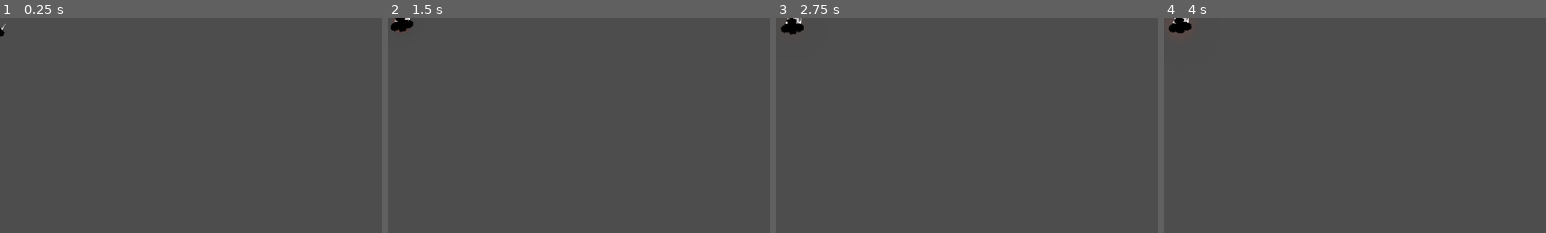
Above: before the commit, frames 1-4 (left to right).
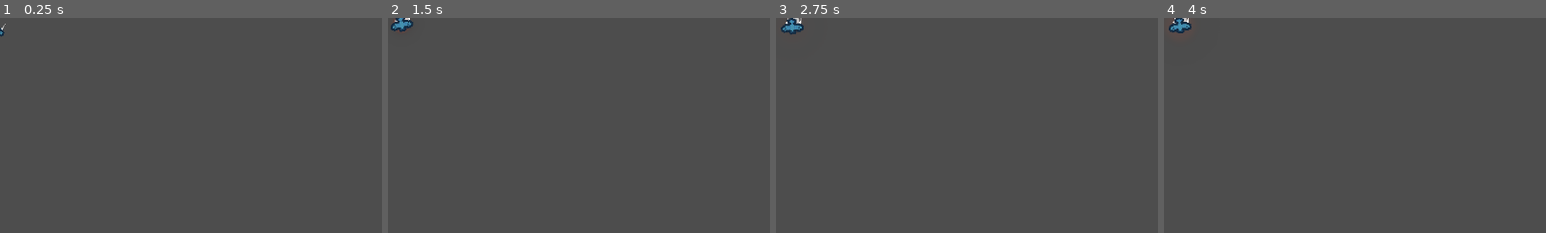
Above: after the commit, the same moments.

Repository: kickflip-games/kiwijam25
Game: Godot game, scene res://scenes/player/Player.tscn
The game is run twice, just before and just after one commit, with the same random seed, the same clock (stepped at 60 frames per second) and the same inputs. This scene is started directly instead of the project's main scene.
Inputs (mouse positions are % of the whole screen's width and height, from its top left):
- Up to frame 1 (0.25 s): no input
- Up to frame 2 (1.5 s): tap Enter at 0.5 s; move the mouse to (72, 45) at 0.52 s; hold Space (dash) 0.53-1.28 s; move the mouse to (30, 55) at 1.27 s; click (30, 55) at 1.35 s
- Up to frame 3 (2.75 s): move the mouse to (60, 28) at 2.02 s; hold Space (dash) from 2.03 s (still down)
- Up to frame 4 (4 s): move the mouse to (45, 70) at 2.77 s; release Space (dash) at 2.78 s; click (45, 70) at 2.85 s; tap Enter at 3.5 s; move the mouse to (80, 65) at 3.52 s; hold Space (dash) from 3.53 s (still down)
The pictures show only the part of the screen within x 0-50%, y 0-50%; the shares and areas given below are measured in that part.

The runs differ from the first frame. In frame 1, less than 0.1% of the frame differs, in the area x 0-2%, y 4-9%; in frame 2, 0.3%; in frame 3, 0.3%, in the area x 1-8%, y 0-8%; in frame 4, 0.3%.

Commit message:
add colors

Diff:
--- a/scenes/player/Player.gd
+++ b/scenes/player/Player.gd
@@ -13,7 +13,9 @@
 @export var max_hp := 3
 @export var invincibility_duration: float = 1.2
 
-@export var color: Color
+@export var main_color: Color
+@export var other_color: Color
+var color:Color
 @export var spawn_point: Vector2
 
 # --- Circling behavior ---
@@ -63,6 +65,8 @@
 
 
 
+
+
 var trails: Dictionary = {}
 
 # --- Nodes ---
@@ -127,12 +131,20 @@
 	print(player_data)
 	global_position = player_data.get("spawn_position", Vector2.ZERO)
 	target_position = player_data.get("spawn_position", Vector2.ZERO)
-	color = player_data.get("color", Color.BLACK)
+
+
+
 	is_initialized = true
 	print("Player data found - position: %s, color: %s" % [global_position, color])
 
 	_setup_dash_dial()
 	_setup_trails()
+
+	if is_multiplayer_authority():
+		color = main_color
+	else:
+		color = other_color
+
 	$Sprite2D.modulate = color
 	$Reticle.modulate = color
 
--- a/scenes/player/Player.tscn
+++ b/scenes/player/Player.tscn
@@ -82,6 +82,8 @@
 
 [node name="Player" type="Node2D" groups=["player"]]
 script = ExtResource("1_p0vlq")
+main_color = Color(0.94140625, 0.82964873, 0.22615816, 1)
+other_color = Color(0.26493454, 0.56658, 0.6816406, 1)
 
 [node name="Sprite2D" type="Sprite2D" parent="."]
 scale = Vector2(1.4375, 1.4375)
